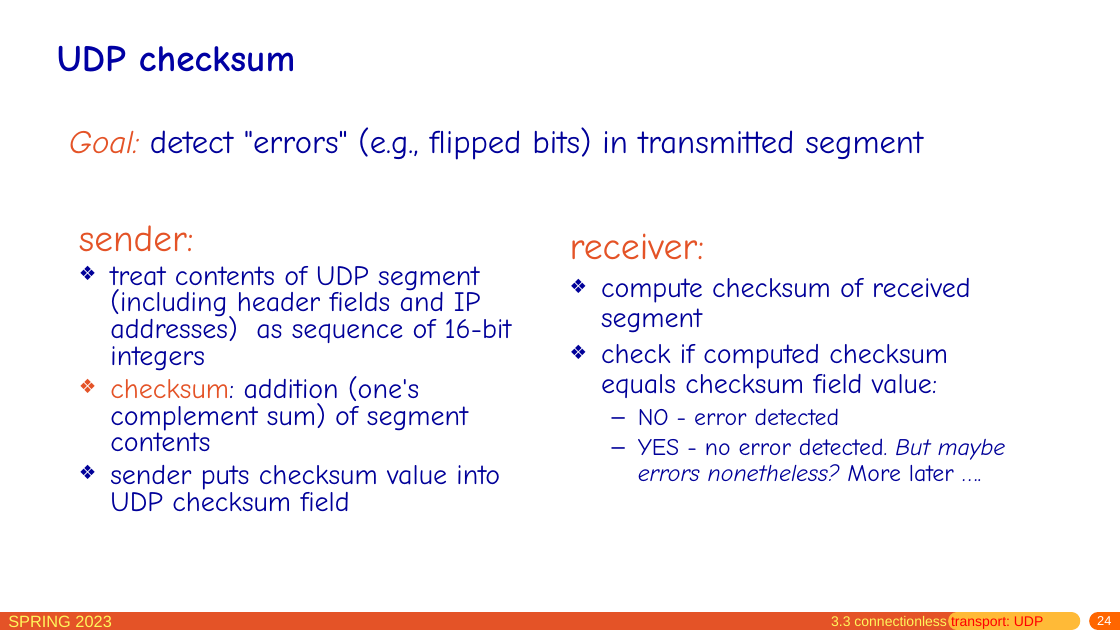
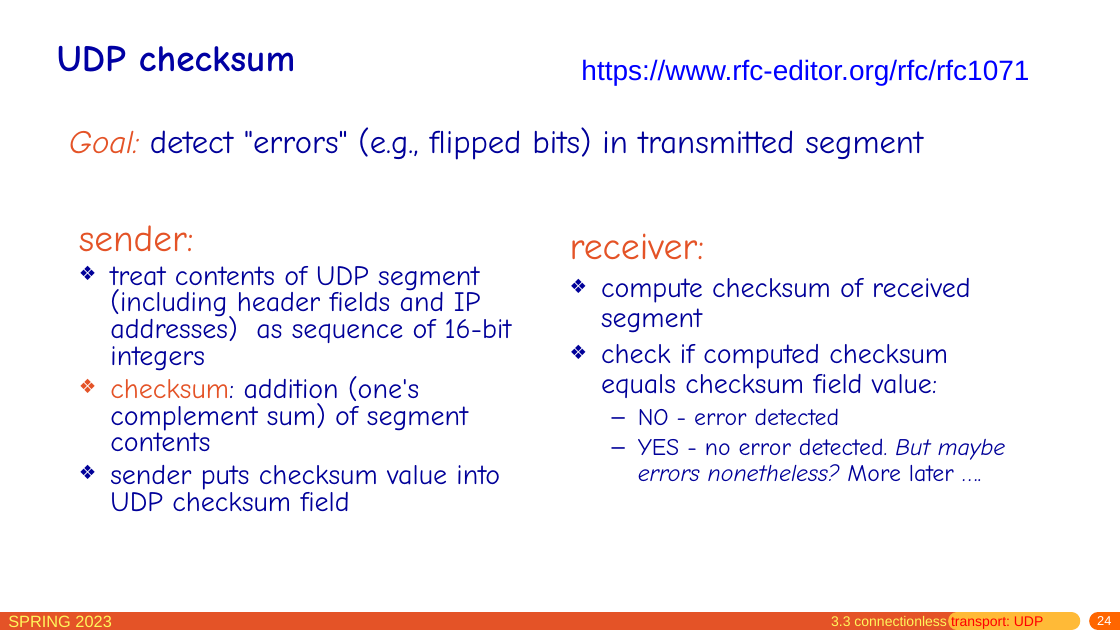
Before and after one commit to network-whu/slides, a slide deck: slide 24 of pptx/chapter3.pptx. Drawn at 1120x630 pixels with LibreOffice and Linux fonts; fonts in the diff are those of the drawing. Boxes give left, top, right and bottom in pixels: in the first picture for what was removed or moved away, otherwise in the second. Text is boxed around its words. In the diff, an @@ line names an element or a change of style, - is before the commit and + after.

```diff
--- a/pptx/chapter3.pptx
+++ b/pptx/chapter3.pptx
@@ text added at bbox=[581, 59, 1029, 86], 24 pt, text #0000FF @@
+https://www.rfc-editor.org/rfc/rfc1071
```
Also in this commit, not shown: 3 other slides changed, 1 other file.
